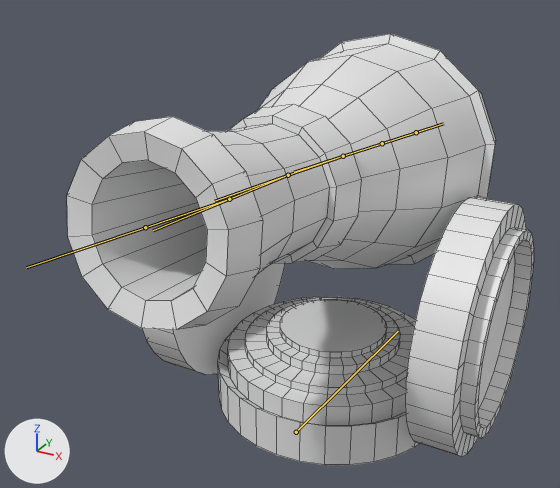
Before and after pictures for a commit that changed the FBX model Assets/3D/CannonRemastered/cannonremastered.fbx.
Before and after are seen from a camera (50 mm lens) standing at (2.65, -4.44, 4.41) and looking at (-0.24, 0.83, 1.78). Arrows for +X, +Y and +Z are at lower left; the lights stay in place. Both versions are drawn at frame 36 of the action 'Armature|CannonShoot'; the numbers are the values there. The bones that bend it are drawn over the model as lines. Mesh edges are drawn as thin lines.

In view in the first picture: 'Cannon', 'CannonBase', 'Wheel1', 'Wheel2'.
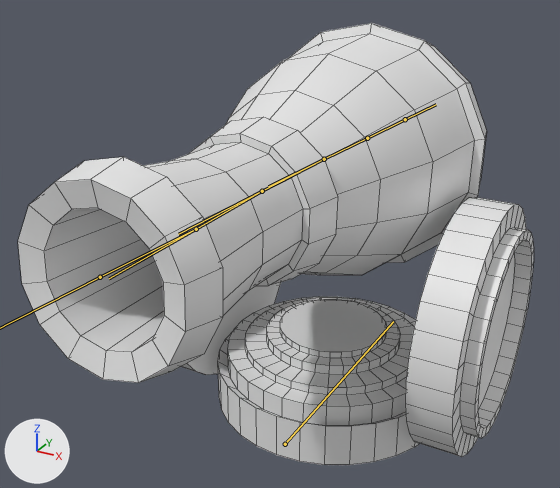
Pixel boxes [x1, y1, x2, y2] of what changed, in the pictures (560 x 488 px):
'Cannon', posed (9% wider, 22% taller)
    before: [67, 34, 496, 330]
    after: [18, 23, 487, 383]
bone 'Bone.005', root to tip
    before: (296, 432) to (398, 331)
    after: (285, 444) to (393, 321)

Diff of the bpy script that builds the scene:
```diff
--- a/Assets/3D/CannonRemastered/cannonremastered.fbx.py
+++ b/Assets/3D/CannonRemastered/cannonremastered.fbx.py
@@ bone_bone_005 @@
 bone_bone_005 = bpy.data.objects['Armature'].pose.bones['Bone.005']
-bone_bone_005.location = (0.01, 0.58, 0.09)
-bone_bone_005.rotation_quaternion = (0.998, -0.066, 0.001, 0.001)  # degrees (-8, 0, 0)
+bone_bone_005.location = (0.0, 0.37, 0.1)
+bone_bone_005.rotation_quaternion = (1.0, -0.026, 0.0, 0.0)  # degrees (-3, 0, 0)
```
